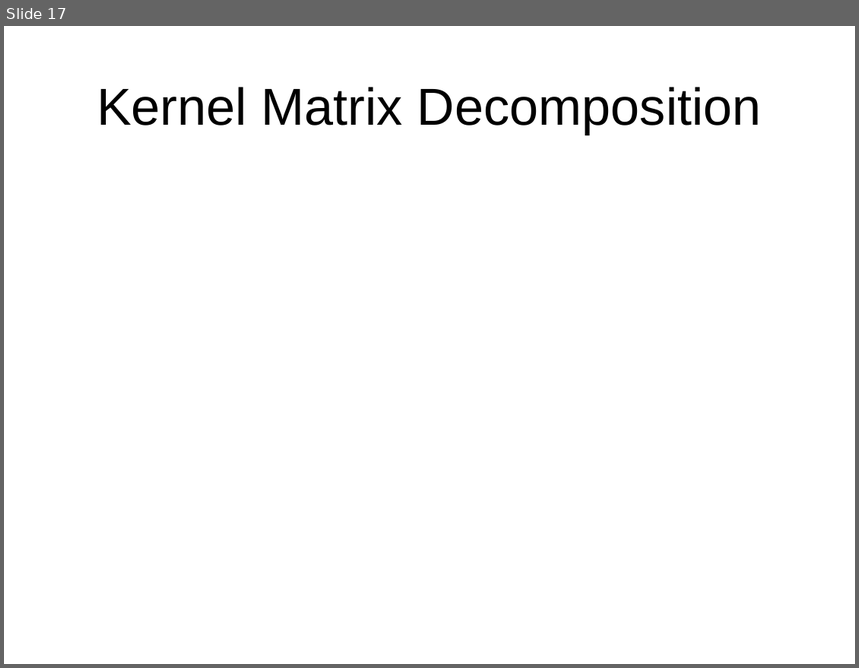
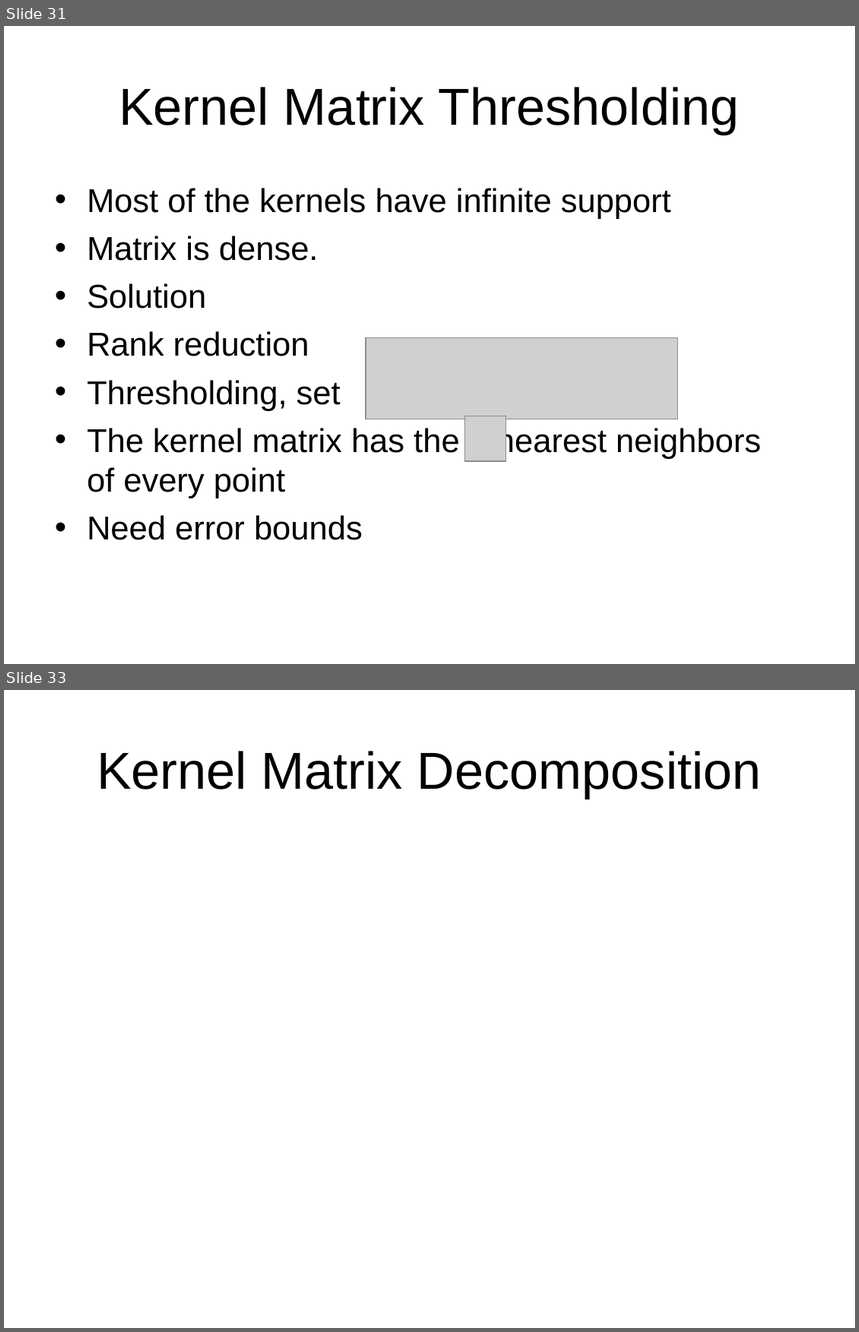
Before and after one commit to subailong/mlpack, a slide deck: fastlib/u/nvasil/docs/proposal/proposal.ppt. Shown one above the other, each under a label of ours: slide 17 before the commit, slides 31 and 33 after it; the slides between them are not shown. The pictures are 859x668 and 859x1332 pixels, drawn with LibreOffice and Linux fonts; fonts in the diff are those of the drawing; grey boxes stand for pictures. Boxes give left, top, right and bottom in pixels: in the first picture for what was removed or moved away, otherwise in the second. Text is boxed around its words. In the diff, an @@ line names an element or a change of style, - is before the commit and + after.

```diff
--- a/fastlib/u/nvasil/docs/proposal/proposal.ppt
+++ b/fastlib/u/nvasil/docs/proposal/proposal.ppt
@@ slide 31 added at (4, 26, 855, 664), background #FFFFFF @@
@@ title added at (119, 87, 739, 135), 44 pt, text #000000 @@
+Kernel Matrix Thresholding
@@ text added at (87, 188, 761, 541), 28 pt, text #000000 @@
+• Most of the kernels have infinite support
+• Matrix is dense.
+• Solution
+• Rank reduction
+• Thresholding, set
+• The kernel matrix has the nearest neighbors of every point
+• Need error bounds
@@ picture added at (366, 338, 678, 419) @@
@@ picture added at (465, 416, 506, 461) @@
@@ what was slide 17 is now slide 33 @@
```
Also in this commit, not shown: 18 other slides added, 3 slides removed.
